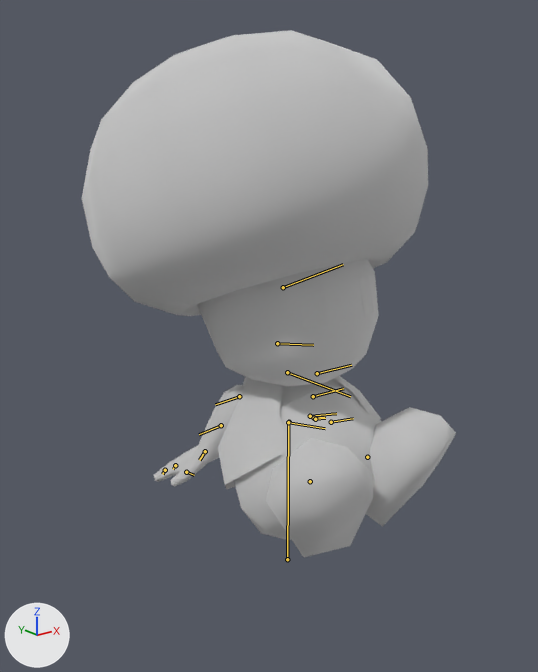
One commit to the glTF model FinModelUtility/Libraries/JSystem/JSystem Tests/goldens/super_mario_sunshine_kinopio/output/kinopio_body.glb: the scene before it, then after it.
Rendered twice from a 50 mm lens placed at (-84.8, -100.0, 88.4), pointed at (-0.1, 5.8, 46.1). The axes (+X, +Y, +Z) are drawn at lower left. The lights are the same throughout. The picture after the commit comes second. Both versions are drawn at frame 0 of the action 'kinopio_sit'; the numbers are the values there. The bones that bend it are drawn over the model as lines.

In view in the first picture: 'batch 0', 'batch 1', 'batch 2', 'batch 3', 'batch 4'.
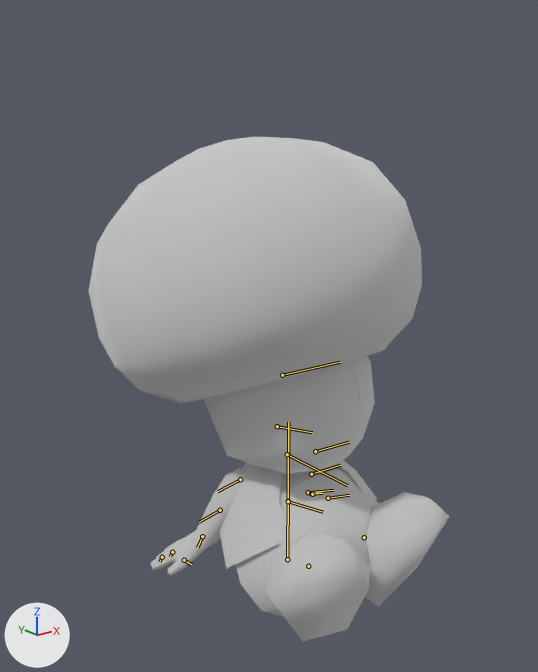
Where the change shows, as pixel boxes [x1, y1, x2, y2] in the pictures (538 x 672 px):
```json
{"object": "batch 3", "change": "posed", "before": [82, 30, 428, 316], "after": [88, 137, 422, 403], "on screen": "7% shorter"}
{"object": "batch 0", "change": "posed", "before": [154, 259, 456, 557], "after": [150, 356, 450, 642]}
{"object": "batch 4", "change": "posed", "before": [278, 272, 379, 380], "after": [277, 362, 375, 471]}
{"object": "batch 1", "change": "posed", "before": [218, 376, 381, 489], "after": [220, 460, 377, 569]}
{"object": "batch 2", "change": "posed", "before": [298, 275, 374, 329], "after": [297, 367, 370, 425], "on screen": "7% taller"}
{"bone": "jnt_body", "before": "(289, 422) to (288, 422)", "after": "(288, 501) to (288, 501)"}
{"bone": "jnt_rarm_1", "before": "(239, 396) to (215, 404)", "after": "(240, 479) to (217, 491)"}
{"bone": "jnt_larm_1", "before": "(317, 373) to (351, 365)", "after": "(315, 451) to (349, 442)"}
```

Edits to the scene script, one JSON object a line:
```json
{"block": "bone_jnt_body", "where": "bone_jnt_body = bpy.data.objects['Armature'].pose.bones['jnt_body']  # child of 'kinopio'"}
{"op": "set", "path": "bone_jnt_body.location", "old": "(0.0, 0.0, 0.0)", "new": "(17.0, -0.1, 0.0)"}
{"block": "bone_jnt_rarm_1", "where": "bone_jnt_rarm_1 = bpy.data.objects['Armature'].pose.bones['jnt_rarm_1']  # child of 'jnt_lumber'"}
{"op": "set", "path": "bone_jnt_rarm_1.scale", "old": "(1.0, 1.0, 1.0)", "new": "(1.15, 1.0, 1.0)"}
{"block": "bone_jnt_larm_1", "where": "bone_jnt_larm_1 = bpy.data.objects['Armature'].pose.bones['jnt_larm_1']  # child of 'jnt_lumber'"}
{"op": "set", "path": "bone_jnt_larm_1.scale", "old": "(1.0, 1.0, 1.0)", "new": "(1.15, 1.0, 1.0)"}
```
